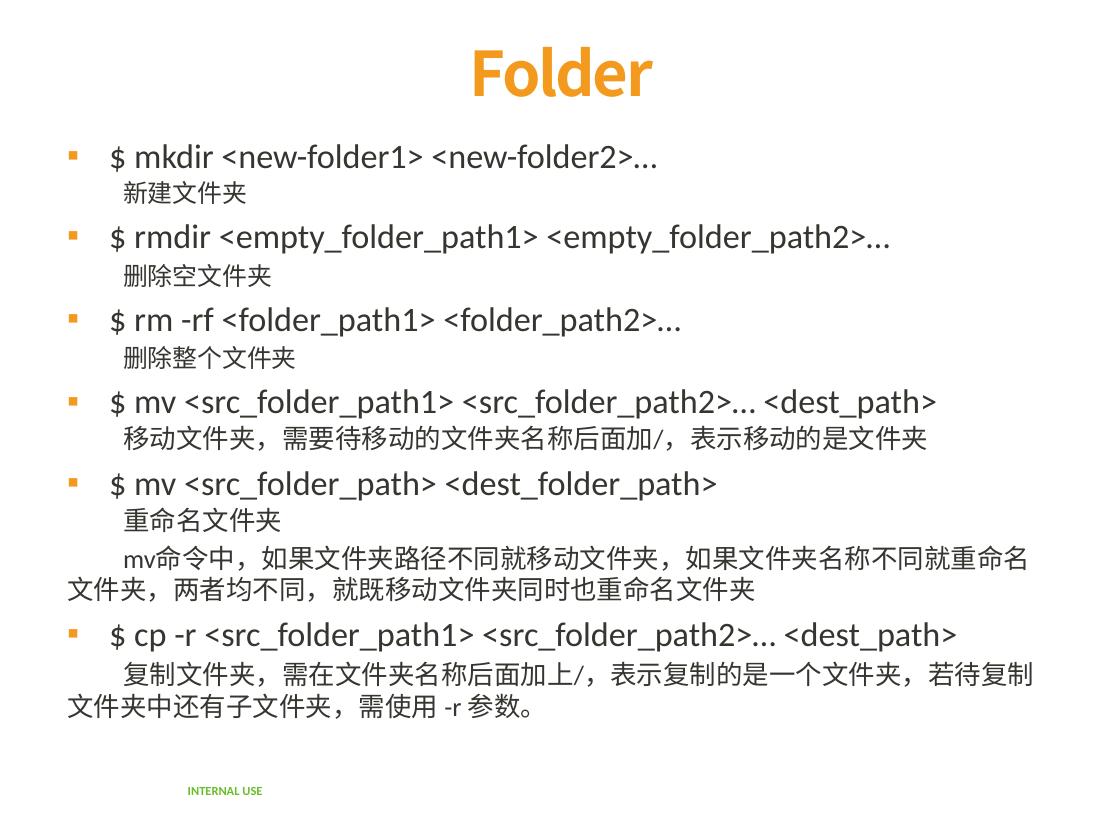
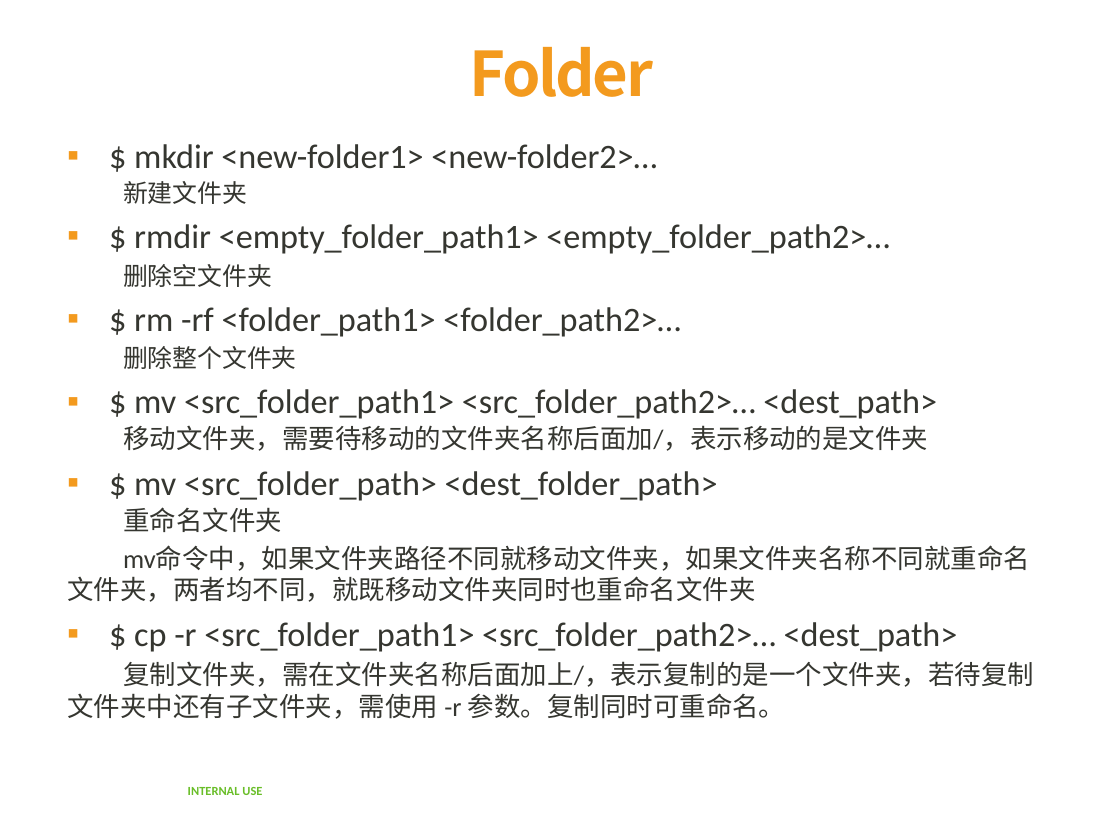
Before and after one commit to yalong0424/learning_summary, a slide deck: slide 5 of linux/linux_cmd.pptx (slide 4 before the commit). Drawn at 1120x840 pixels with LibreOffice and Linux fonts; fonts in the diff are those of the drawing; background and template pictures are left out. Boxes give left, top, right and bottom in pixels: in the first picture for what was removed or moved away, otherwise in the second. Text is boxed around its words. In the diff, an @@ line names an element or a change of style, - is before the commit and + after.

Commit message:
add some new cmd

```diff
--- a/linux/linux_cmd.pptx
+++ b/linux/linux_cmd.pptx
@@ text at box(67, 661, 1034, 719): text changed @@
-  复制文件夹，需在文件夹名称后面加上/，表示复制的是一个文件夹，若待复制 文件夹中还有子文件夹，需使用 -r 参数。
+  复制文件夹，需在文件夹名称后面加上/，表示复制的是一个文件夹，若待复制 文件夹中还有子文件夹，需使用 -r 参数。复制同时可重命名。
```
Also in this commit, not shown: 2 other slides changed, 11 slides added.
